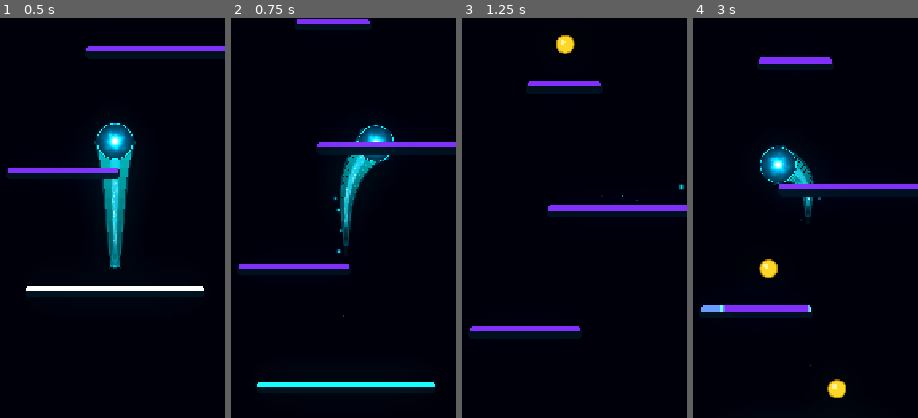
Above: before the commit, frames 1-4 (left to right).
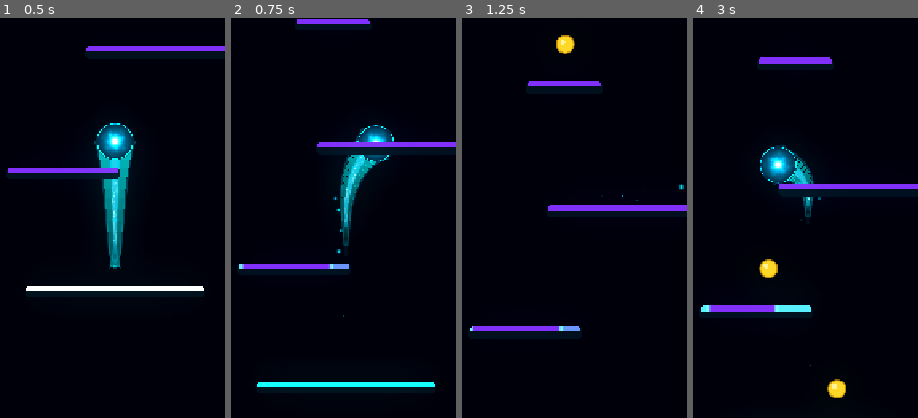
Above: after the commit, the same moments.

Repository: Kryodo/TowerJump
Game: Godot game, scene res://scenes/main.tscn
Two runs of this game, one before a commit and one after it. Both use one fixed random seed, a clock stepped at 60 frames per second and the inputs below.
Inputs (mouse positions are % of the whole screen's width and height, from its top left):
- Up to frame 1 (0.5 s): no input
- Up to frame 2 (0.75 s): move the mouse to (72, 45) at 0.52 s; hold Right (ui_right) from 0.53 s (still down); click (72, 45) at 0.67 s
- Up to frame 3 (1.25 s): keep holding Right (ui_right)
- Up to frame 4 (3 s): release Right (ui_right) at 1.25 s; drag from (30, 55) to (47, 31) at 1.27 s; click "Nochmal spielen" at 2 s; move the mouse to (60, 28) at 2.77 s; hold Left (ui_left) from 2.78 s (still down)
The pictures show only the part of the screen within x 24-74%, y 28-78%; the shares and areas given below are measured in that part.

Frame 1 is identical in both runs. In frame 2, 0.1% of the frame differs, in the area x 3-53%, y 61-63%; in frame 3, 0.1%; in frame 4, 0.5%, in the area x 3-53%, y 71-74%.

Commit message:
Keep landing target metadata synchronized

Diff:
--- a/scripts/landing/landing_feedback_controller.gd
+++ b/scripts/landing/landing_feedback_controller.gd
@@ -187,6 +187,12 @@
 			if best_dy >= current_dy - TARGET_SWITCH_DY_MARGIN:
 				return current_prediction
 
+			# Keep the ball's stored target identity in sync with the selected
+			# visual target whenever hysteresis permits a genuine switch.
+			_ball.set_meta(
+				LANDING_FEEDBACK_TARGET_META,
+				best_prediction["platform"]
+			)
 			return best_prediction
 
 		# Only an already-selected target can use this fallback. It preserves
@@ -215,6 +221,13 @@
 
 		# A real competing platform can still take over normally once it is
 		# clearly better; no generic grace period or stale prediction is used.
+		if not best_prediction.is_empty():
+			_ball.set_meta(
+				LANDING_FEEDBACK_TARGET_META,
+				best_prediction["platform"]
+			)
+		else:
+			_ball.set_meta(LANDING_FEEDBACK_TARGET_META, null)
 		return best_prediction
 
 	if not best_prediction.is_empty():
